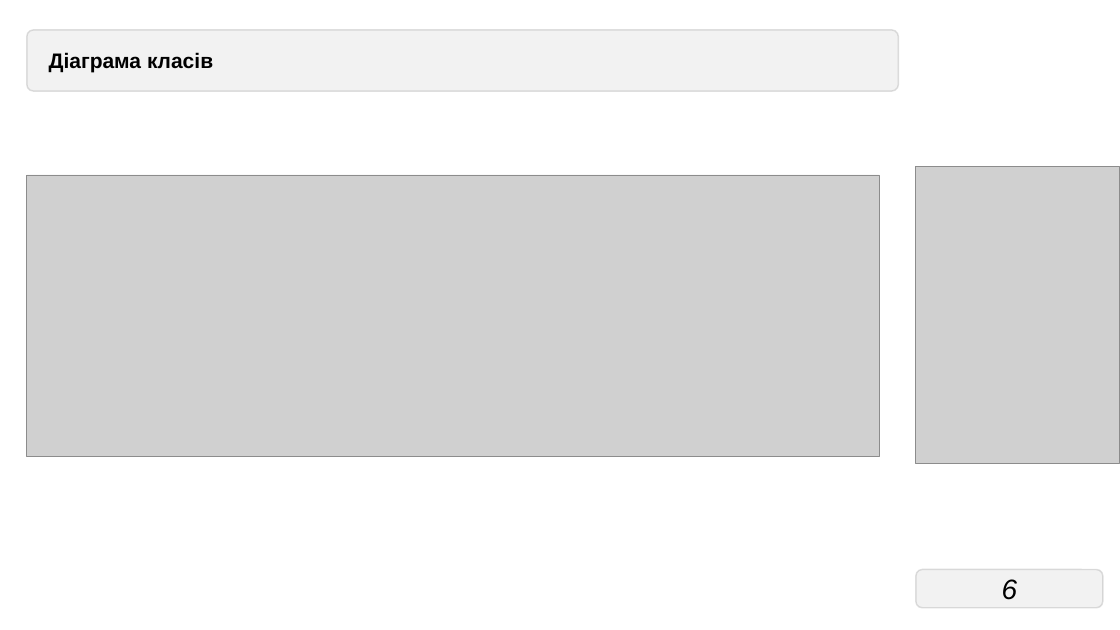
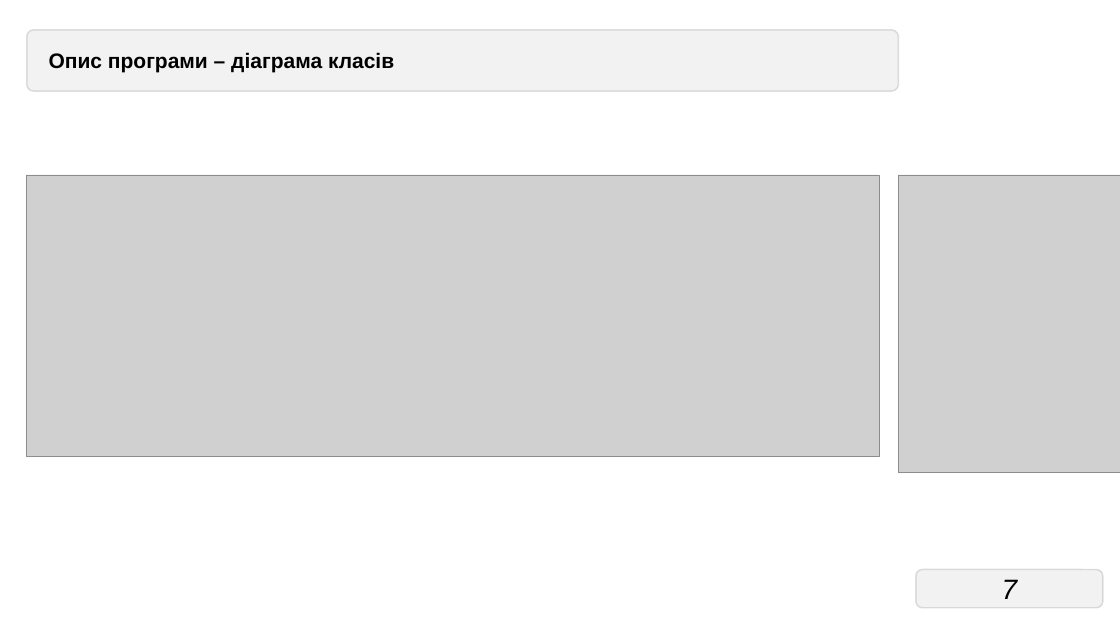
Before and after one commit to Dar-Tei/GuessTheColorGame, a slide deck: slide 7 of Курсова робота(Виступ)Журба О.Р. ПЗ-32-1ду.pptx (slide 6 before the commit). Drawn at 1120x630 pixels with LibreOffice and Linux fonts; fonts in the diff are those of the drawing; grey boxes stand for pictures. Boxes give left, top, right and bottom in pixels: in the first picture for what was removed or moved away, otherwise in the second. Text is boxed around its words. In the diff, an @@ line names an element or a change of style, - is before the commit and + after.

```diff
--- a/Курсова робота(Виступ)Журба О.Р. ПЗ-32-1ду.pptx
+++ b/Курсова робота(Виступ)Журба О.Р. ПЗ-32-1ду.pptx
@@ text in rounded rectangle at [49, 52, 394, 73]: text changed @@
-Діаграма класів
+Опис програми – діаграма класів
@@ picture: place and size @@
-picture at [916, 166, 1120, 463]
+picture at [899, 175, 1120, 472]
@@ page number at [1002, 579, 1018, 599]: text changed @@
-6
+7
```
Also in this commit, not shown: 7 other slides changed, 1 slide added, 1 other file.
